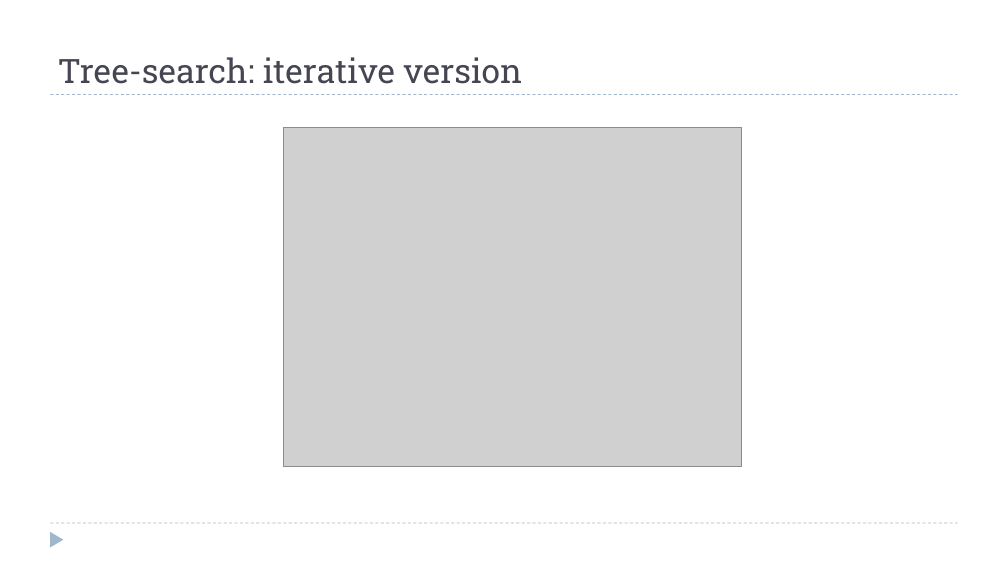
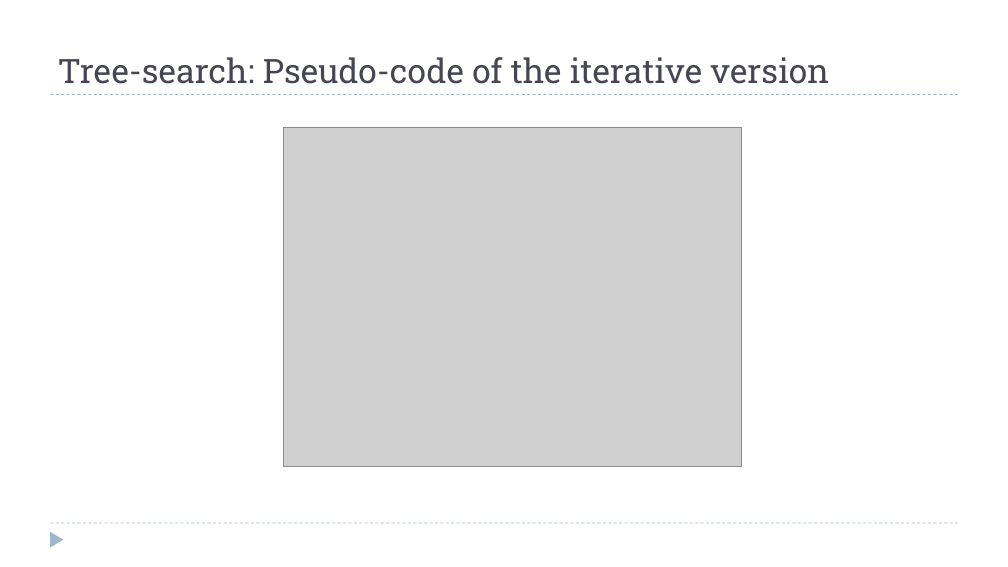
Before and after one commit to dsc-courses/dsc40b-2025-wi, a slide deck: slide 29 of materials/lectures/08-bst/slides.pptx (slide 18 before the commit). Drawn at 1008x567 pixels with LibreOffice and Linux fonts; fonts in the diff are those of the drawing; grey boxes stand for pictures. Boxes give left, top, right and bottom in pixels: in the first picture for what was removed or moved away, otherwise in the second. Text is boxed around its words. In the diff, an @@ line names an element or a change of style, - is before the commit and + after.

```diff
--- a/materials/lectures/08-bst/slides.pptx
+++ b/materials/lectures/08-bst/slides.pptx
@@ title at (58,57,829,84): text changed @@
-Tree-search: iterative version
+Tree-search: Pseudo-code of the iterative version
```
Also in this commit, not shown: 11 other slides changed, 19 slides added, 20 other files.
